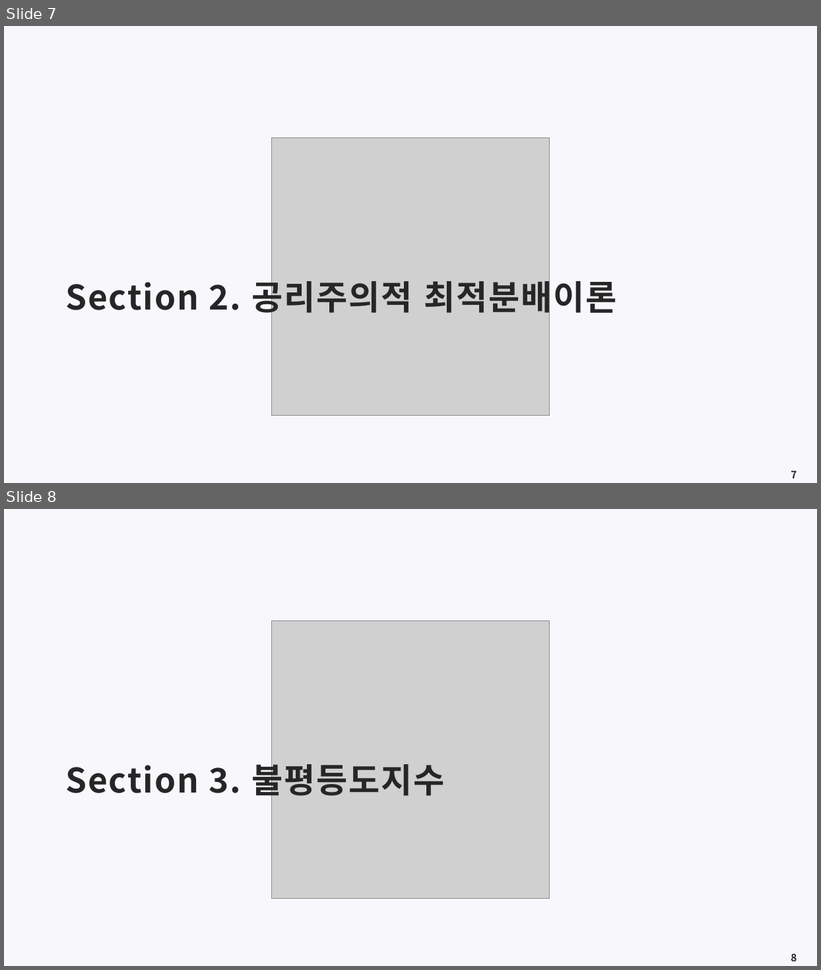
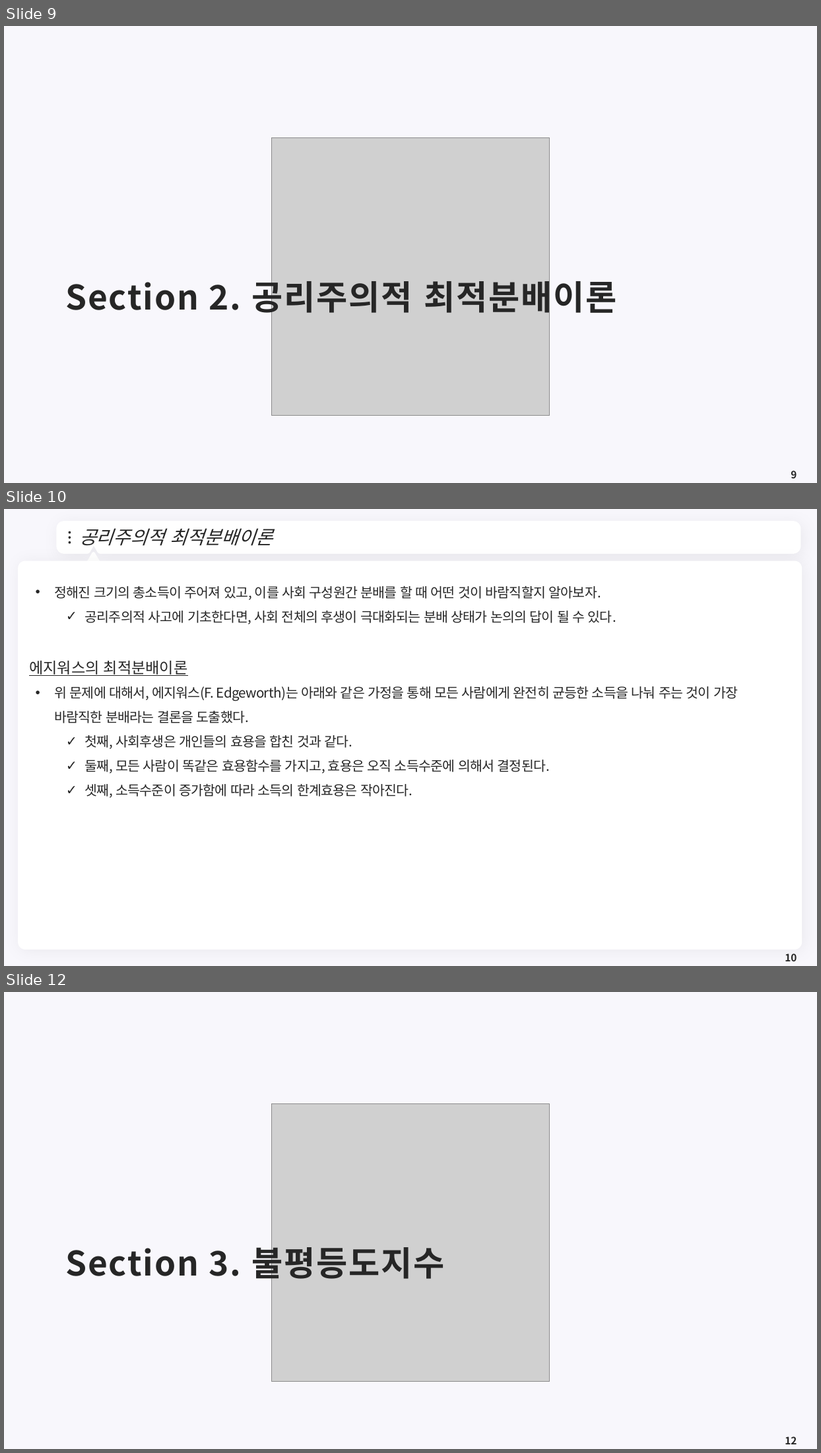
Before and after one commit to meandthey/Teaching, a slide deck: 재정학/01_Lectures/재정학_Chapter_8.pptx. Shown one above the other, each under a label of ours: slides 7 and 8 before the commit, slides 9, 10 and 12 after it; the slides between them are not shown. The pictures are 821x970 and 821x1453 pixels, drawn with LibreOffice and Linux fonts; fonts in the diff are those of the drawing; grey boxes stand for pictures; background and template pictures are left out. Boxes give left, top, right and bottom in pixels: in the first picture for what was removed or moved away, otherwise in the second. Text is boxed around its words. In the diff, an @@ line names an element or a change of style, - is before the commit and + after.

```diff
--- a/재정학/01_Lectures/재정학_Chapter_8.pptx
+++ b/재정학/01_Lectures/재정학_Chapter_8.pptx
@@ slide 10 added at bbox=[4, 509, 817, 966], background #F8F7FC @@
@@ freeform shape added at bbox=[59, 524, 798, 551], fill #FFFFFF, outline #FFFFFF 7.25 pt @@
@@ title added at bbox=[79, 528, 273, 546], 22 pt, text #262626, italic @@
+공리주의적 최적분배이론
@@ ellipse added at bbox=[69, 531, 71, 534], fill #262626 @@
@@ ellipse added at bbox=[69, 537, 71, 539], fill #262626 @@
@@ ellipse added at bbox=[69, 541, 71, 544], fill #262626 @@
@@ freeform shape added at bbox=[781, 533, 789, 543], fill #FFFFFF @@
@@ rounded rectangle added at bbox=[18, 561, 803, 950], fill #FFFFFF @@
@@ triangle added at bbox=[86, 553, 100, 566], fill #FFFFFF, outline #FFFFFF 3.75 pt @@
@@ text added at bbox=[29, 586, 738, 798], 16 pt, text #262626 @@
+• 정해진 크기의 총소득이 주어져 있고, 이를 사회 구성원간 분배를 할 때 어떤 것이 바람직할지 알아보자.
+  ✓ 공리주의적 사고에 기초한다면, 사회 전체의 후생이 극대화되는 분배 상태가 논의의 답이 될 수 있다.
+에지워스의 최적분배이론
+• 위 문제에 대해서, 에지워스(F. Edgeworth)는 아래와 같은 가정을 통해 모든 사람에게 완전히 균등한 소득을 나눠 주는 것이 가장 바람직한 분배라는 결론을 도출했다.
+  ✓ 첫째, 사회후생은 개인들의 효용을 합친 것과 같다.
+  ✓ 둘째, 모든 사람이 똑같은 효용함수를 가지고, 효용은 오직 소득수준에 의해서 결정된다.
+  ✓ 셋째, 소득수준이 증가함에 따라 소득의 한계효용은 작아진다.
@@ page number added at bbox=[785, 954, 797, 962], 12 pt, text #262626, bold @@
+10
@@ what was slide 7 is now slide 9 @@
@@ page number at bbox=[791, 471, 797, 479]: text changed @@
-7
+9
@@ what was slide 8 is now slide 12 @@
@@ page number at bbox=[785, 1437, 797, 1445]: text changed @@
-8
+12
```
Also in this commit, not shown: 8 other slides added, 1 other file.
